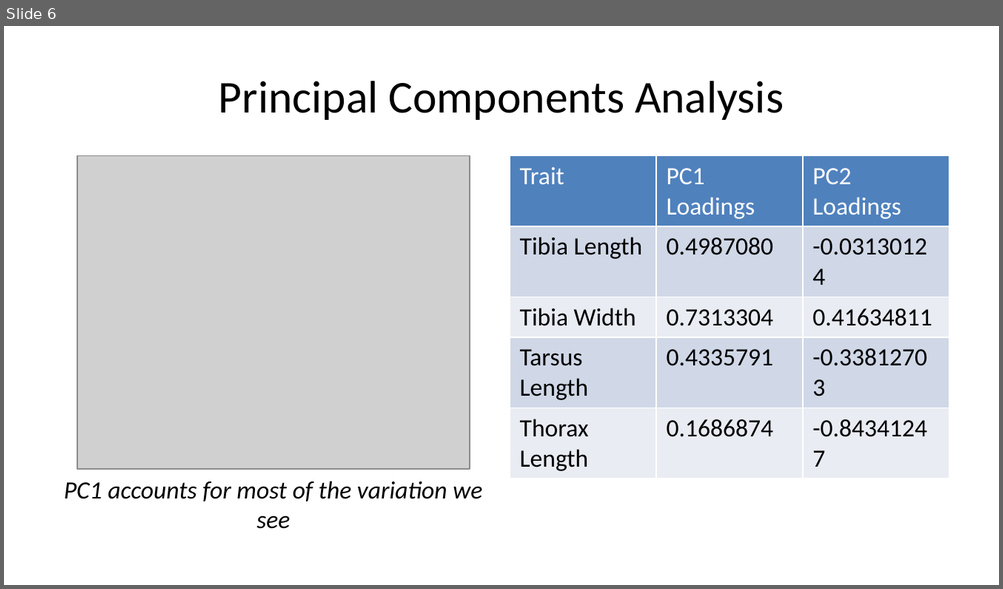
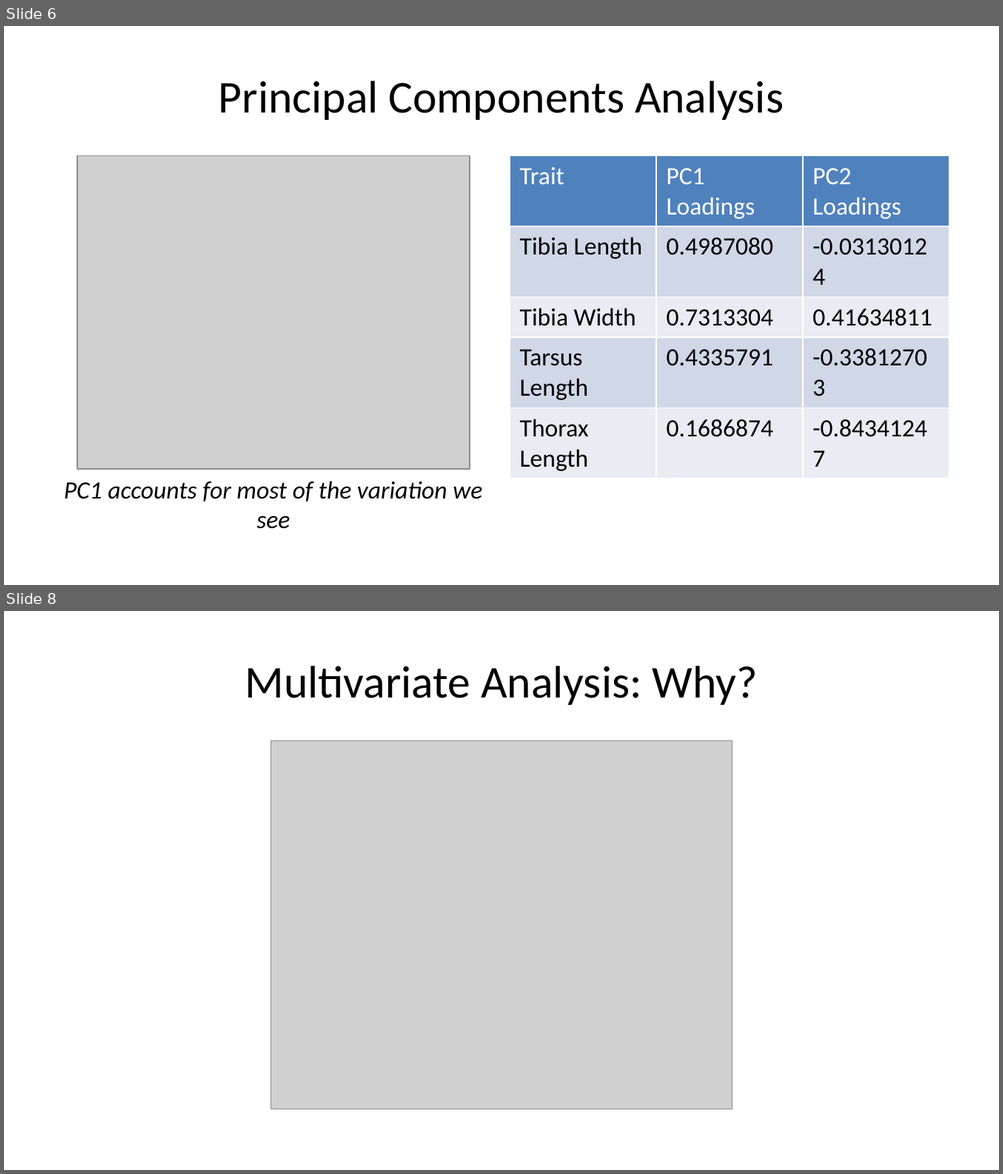
Before and after one commit to marabass/Dpro_CD_SD, a slide deck: SexDimDPro.pptx. Shown one above the other, each under a label of ours: slide 6 before the commit, slides 6 and 8 after it; the slides between them are not shown. The pictures are 1003x589 and 1003x1174 pixels, drawn with LibreOffice and Linux fonts; fonts in the diff are those of the drawing; grey boxes stand for pictures. Boxes give left, top, right and bottom in pixels: in the first picture for what was removed or moved away, otherwise in the second. Text is boxed around its words. In the diff, an @@ line names an element or a change of style, - is before the commit and + after.

```diff
--- a/SexDimDPro.pptx
+++ b/SexDimDPro.pptx
@@ slide 8 added at bbox=[4, 611, 999, 1170], background #FFFFFF @@
@@ title added at bbox=[244, 666, 757, 705], 33 pt, text #000000 @@
+Multivariate Analysis: Why?
@@ picture added at bbox=[270, 741, 732, 1111] @@
```
Also in this commit, not shown: 3 slides changed, 1 other slide added.
